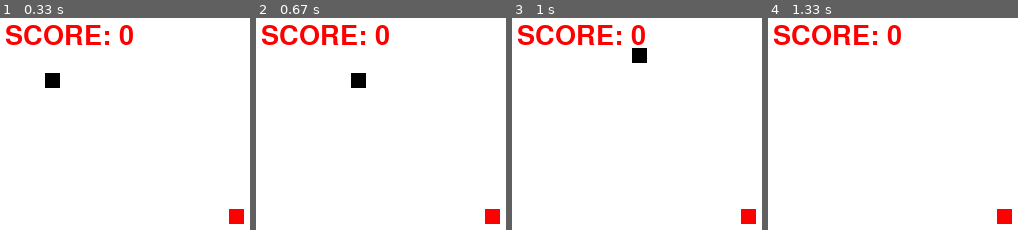
Above: before the commit, frames 1-4 (left to right).
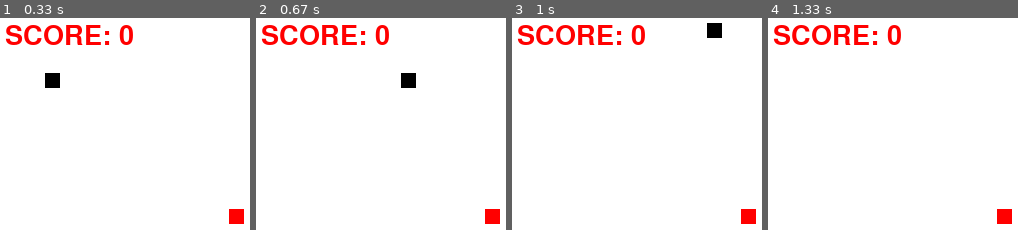
Above: after the commit, the same moments.

Repository: codewithSumit111/pygame_project
Game: pygame game, started from snake1.py
Same seed, same stepped clock (60 frames per second), same inputs: the game is played once before the commit and once after it.
Inputs:
- Up to frame 1 (0.33 s): no input
- Up to frame 2 (0.67 s): hold Right from 0.33 s (still down)
- Up to frame 3 (1 s): release Right at 0.8 s; hold Up from 0.83 s (still down)
- Up to frame 4 (1.33 s): release Up at 1.13 s

Frame 1 is identical in both runs. In frame 2, 0.8% of the frame differs, in the area x 38-64%, y 25-34%; in frame 3, 0.8%; in frame 4, nothing differs.

Commit message:
snake length increment

Diff:
--- a/snake1.py
+++ b/snake1.py
@@ -27,7 +27,7 @@
 food_y = random.randint(20, int(screen_height/2))
 snake_size = 15
 init_velocity = 5
-fps = 30
+fps = 60
 score = 0
 
 clock = pygame.time.Clock()
@@ -36,6 +36,13 @@
 def text_screen(text, color, x, y):
     screen_text = font.render(text, True, color)
     gameWindow.blit(screen_text, [x,y])
+
+def plot_snake(gameWindow, color, snk_list, snake_size):
+    for x,y in snk_list:
+        pygame.draw.rect(gameWindow, black, [x, y, snake_size, snake_size])
+
+snk_list =[]
+snake_length = 1
 
 #Game loop
 while not exit_game:
@@ -59,14 +66,26 @@
     snake_x += velocity_x
     snake_y += velocity_y
 
-    if abs(snake_x - food_x)<7 and abs(snake_y - food_y)<7:
+    if abs(snake_x - food_x)<5 and abs(snake_y - food_y)<5:
         score += 1
         food_x = random.randint(20, int(screen_width/2))
         food_y = random.randint(20, int(screen_height/2))
+        snake_length += 3
+
     gameWindow.fill(white)
     text_screen("SCORE: "+ str(score*10), red, 5, 5)
     pygame.draw.rect(gameWindow, red, [food_x, food_y, snake_size, snake_size])
-    pygame.draw.rect(gameWindow, black, [snake_x, snake_y, snake_size, snake_size])
+
+    head =[]
+    head.append(snake_x)
+    head.append(snake_y)
+    snk_list.append(head)
+
+    if len(snk_list)>snake_length:
+        del snk_list[0]
+
+    # pygame.draw.rect(gameWindow, black, [snake_x, snake_y, snake_size, snake_size])
+    plot_snake(gameWindow, black, snk_list, snake_size)
     pygame.display.update()
     clock.tick(fps)
 
